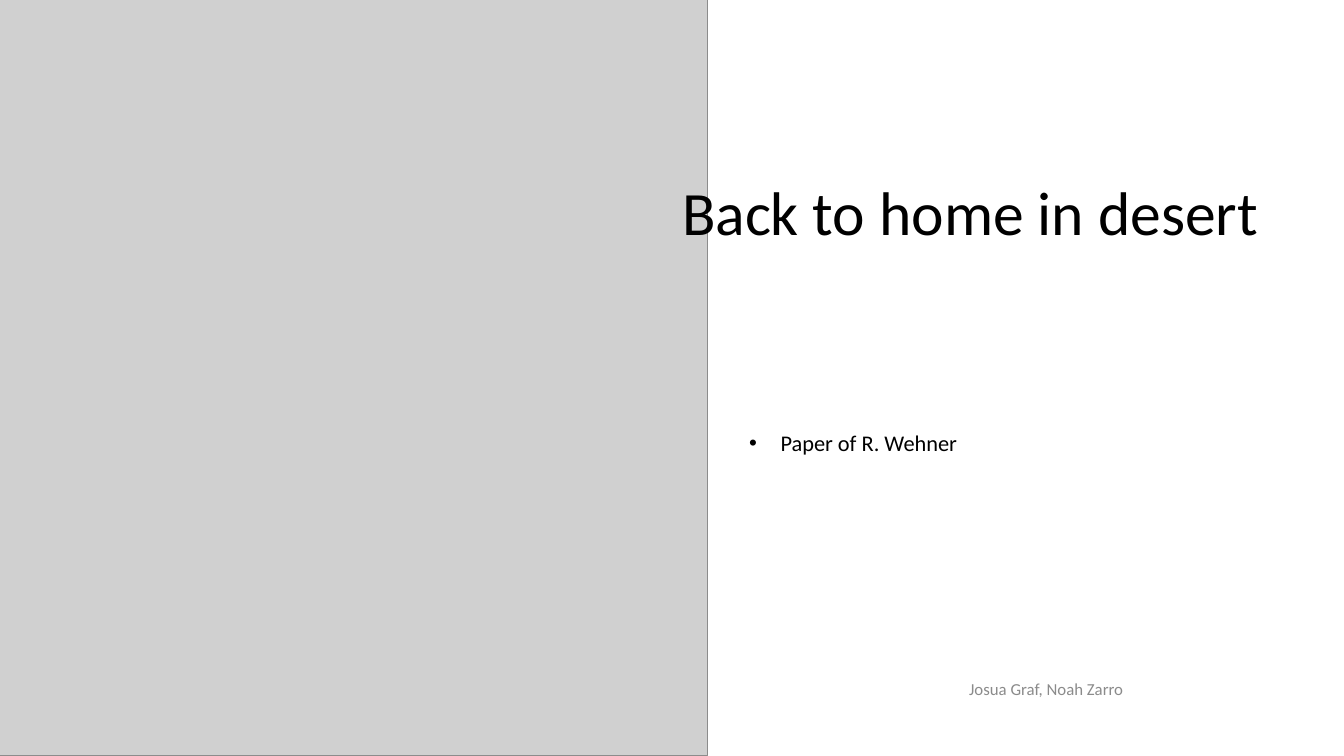
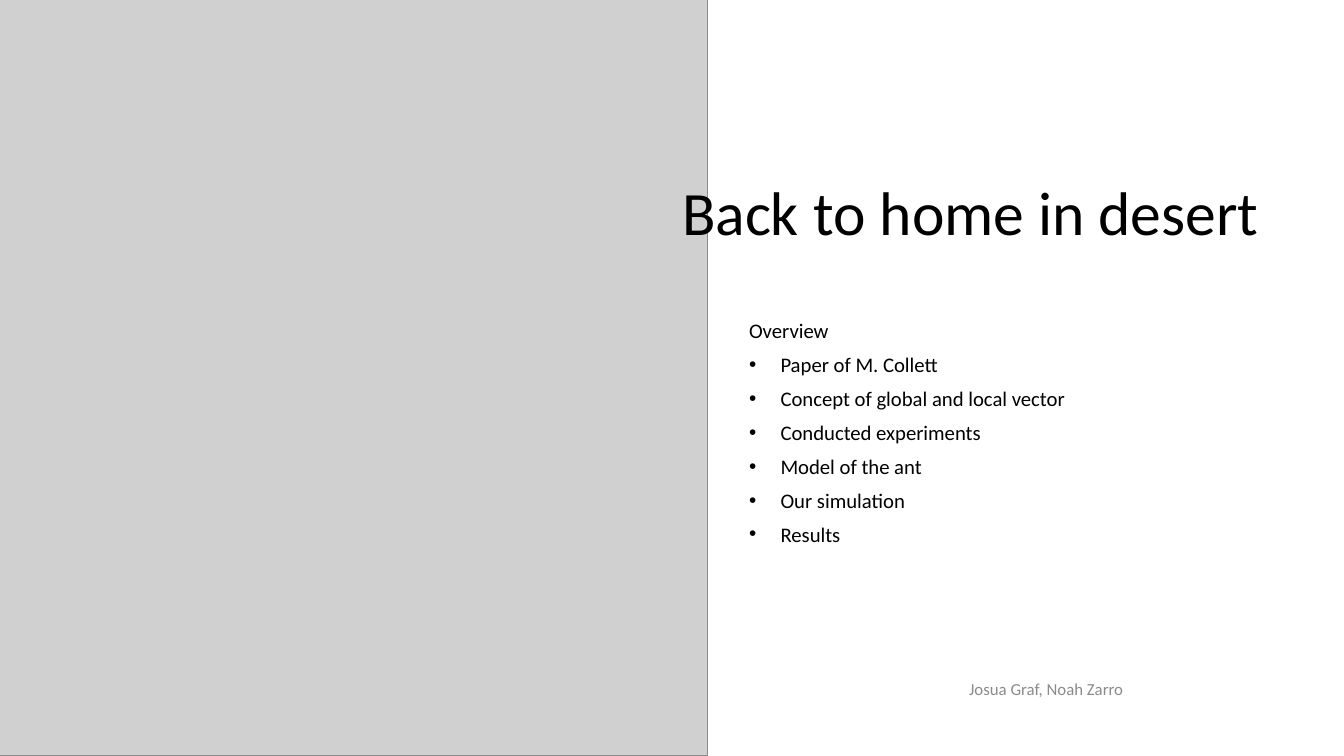
Before and after one commit to noahzarro/project_template, a slide deck: slide 1 of flashtalk/Back to home in desert.pptx. Drawn at 1344x756 pixels with LibreOffice and Linux fonts; fonts in the diff are those of the drawing; grey boxes stand for pictures; background and template pictures are left out. Boxes give left, top, right and bottom in pixels: in the first picture for what was removed or moved away, otherwise in the second. Text is boxed around its words. In the diff, an @@ line names an element or a change of style, - is before the commit and + after.

```diff
--- a/flashtalk/Back to home in desert.pptx
+++ b/flashtalk/Back to home in desert.pptx
@@ subtitle at <box>749,324,1065,542</box>: text changed; size 16 to 14.8 pt @@
-• Paper of R. Wehner
+Overview
+• Paper of M. Collett
+• Concept of global and local vector
+• Conducted experiments
+• Model of the ant
+• Our simulation
+• Results
```
Also in this commit, not shown: 1 other slide changed, 3 slides added, 1 other file.
